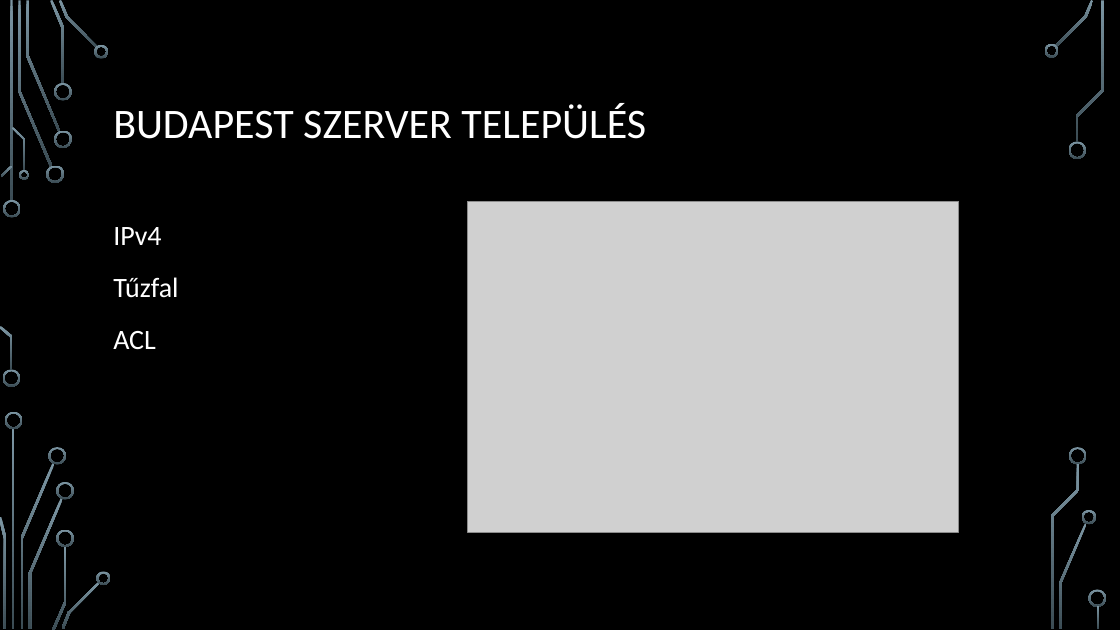
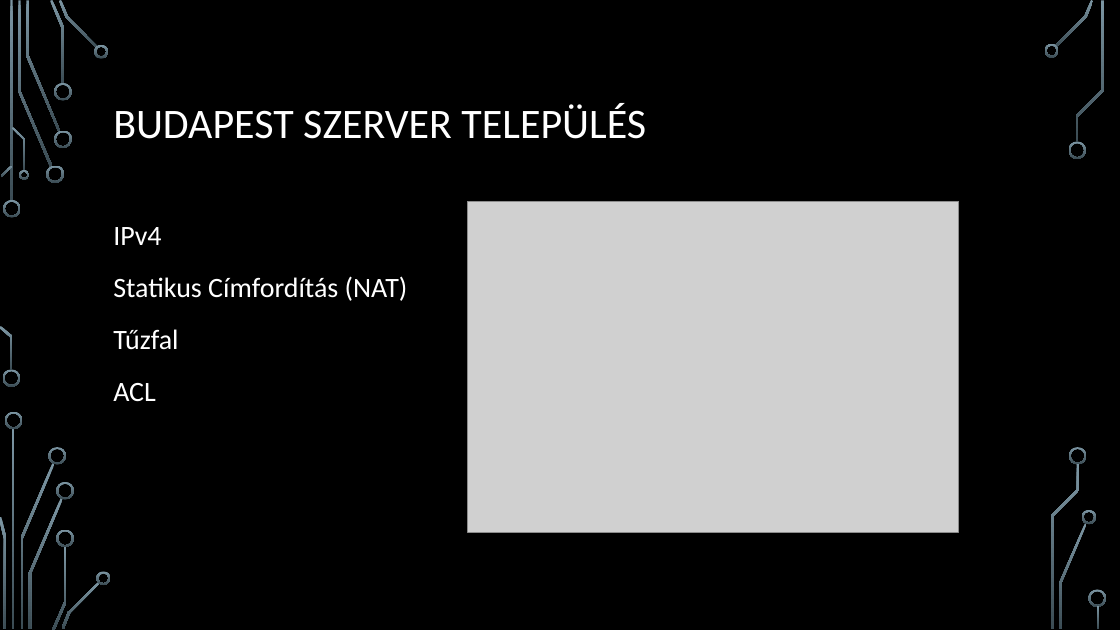
Before and after one commit to BalaWW/NetWorks, a slide deck: slide 9 of NetWorks Prezentáció.pptx. Drawn at 1120x630 pixels with LibreOffice and Linux fonts; fonts in the diff are those of the drawing; grey boxes stand for pictures; background and template pictures are left out. Boxes give left, top, right and bottom in pixels: in the first picture for what was removed or moved away, otherwise in the second. Text is boxed around its words. In the diff, an @@ line names an element or a change of style, - is before the commit and + after.

```diff
--- a/NetWorks Prezentáció.pptx
+++ b/NetWorks Prezentáció.pptx
@@ text at (x1=113, y1=276, x2=408, y2=301): paragraph added @@
+Statikus Címfordítás (NAT)
```
Also in this commit, not shown: 1 other slide changed, 2 other files.
